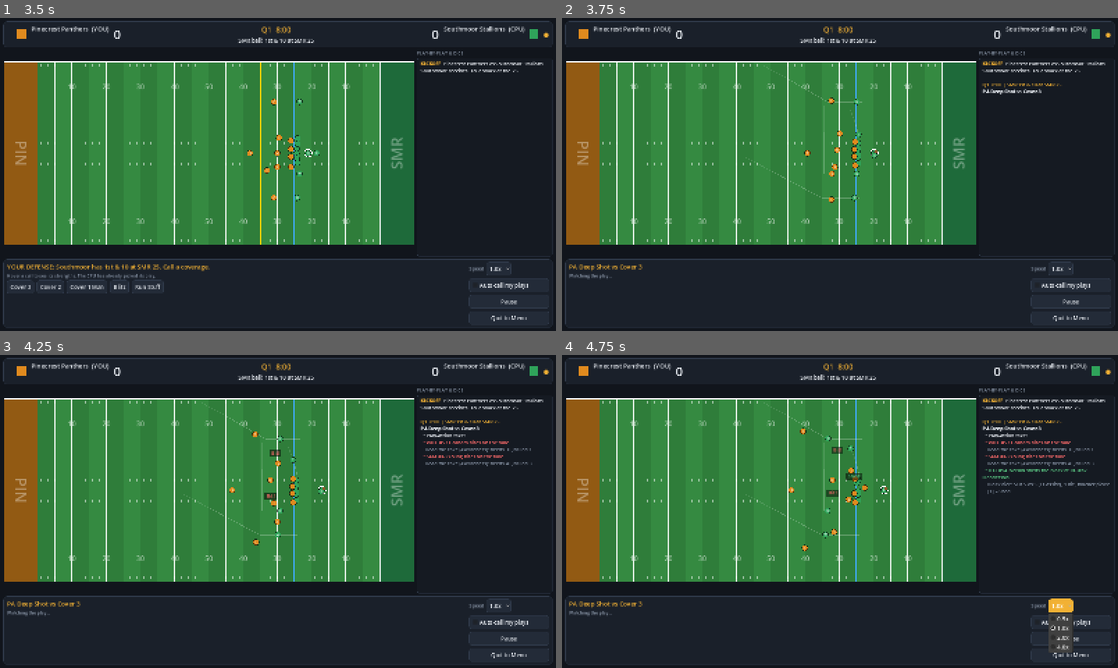
Above: before the commit, frames 1-4 (two rows, left to right).
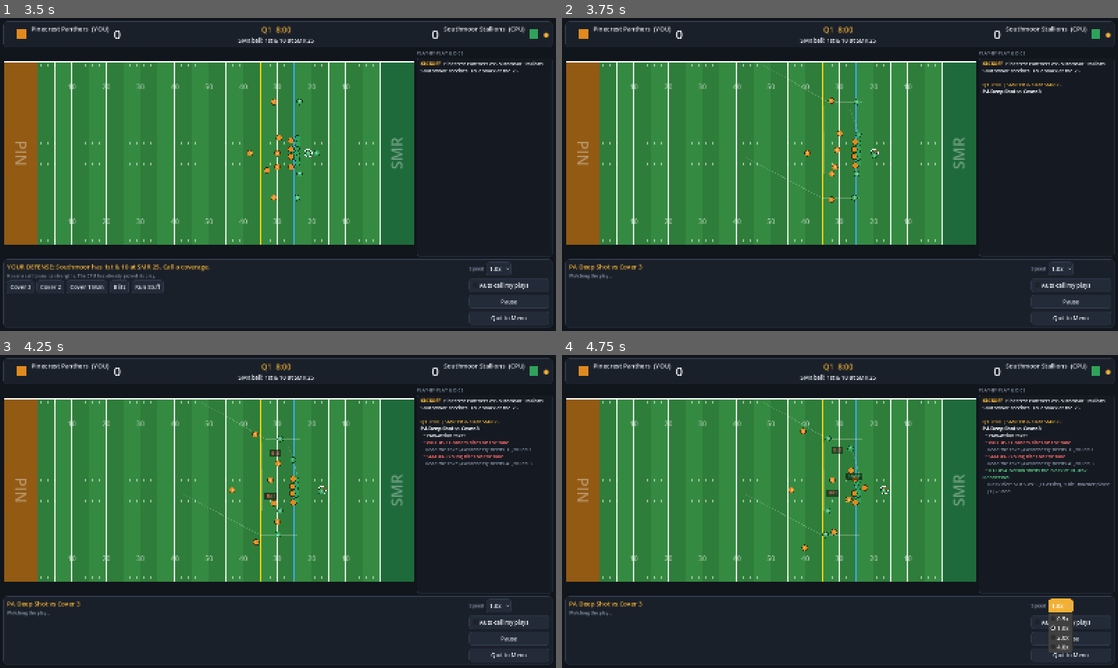
Above: after the commit, the same moments.

Repository: kylebess9/CollegeFootballGame
Game: Godot game, scene res://scenes/main.tscn
Same seed, same stepped clock (60 frames per second), same inputs: the game is played once before the commit and once after it.
Inputs:
- Up to frame 1 (3.5 s): click "New Random Teams" at 0.5 s; click "New Random Teams" at 1.25 s; click "8 minutes" at 2 s; click "KICK OFF" at 2.75 s
- Up to frame 2 (3.75 s): click "Cover 3" at 3.5 s
- Up to frame 3 (4.25 s): no input
- Up to frame 4 (4.75 s): click "1.0x" at 4.25 s

Frame 1 is identical in both runs. In frame 2, 0.1% of the frame differs, in the area x 46-47%, y 14-73%; in frame 3, 0.1%; in frame 4, 0.1%.

Commit message:
Keep the line-to-gain visible while a play is in progress
field_view.gd's _draw_markers() was setting fd (the first-down
target) to -1 whenever a play was running, which skipped drawing the
yellow line entirely for the whole play. The line of scrimmage (blue)
was still drawn from the play's starting spot, so the fix is just to
stop clobbering fd — gs.ball_on/to_go don't change until the play is
applied after it ends, so the pre-snap line-to-gain value stays
correct throughout.

Closes #9

Co-Authored-By: Claude Sonnet 5 <noreply@anthropic.com>
Claude-Session: https://claude.ai/code/session_018bt1o3jxtN4yZc4hhA7q4e

Diff:
--- a/scripts/ui/field_view.gd
+++ b/scripts/ui/field_view.gd
@@ -134,9 +134,10 @@
 	var los_abs := 10.0 + (gs.ball_on if off_right else 100.0 - gs.ball_on)
 	var fd := gs.ball_on + gs.to_go
 	if sim != null and not preview:
-		# During and right after a play keep showing the lines it started from.
+		# During and right after a play keep showing the line of scrimmage it started from.
+		# gs.ball_on/to_go (and so fd) don't change until the play is applied, so the yellow
+		# line-to-gain stays correct and visible the whole time too.
 		los_abs = sim.los if not flip else FIELD_LEN - sim.los
-		fd = -1.0
 	var s := _scale
 	draw_line(_origin + Vector2(los_abs, 0) * s, _origin + Vector2(los_abs, FIELD_W) * s, Color("#3fa9f5"), 3.0)
 	if fd > 0.0 and fd < 100.0:
